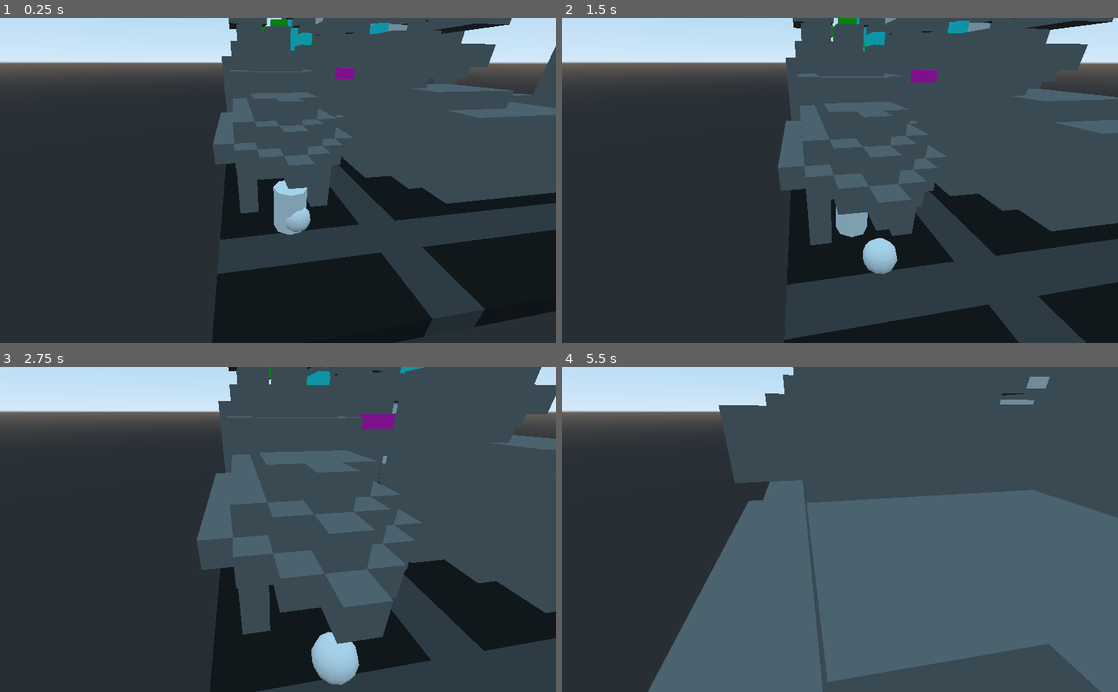
Above: before the commit, frames 1-4 (two rows, left to right).
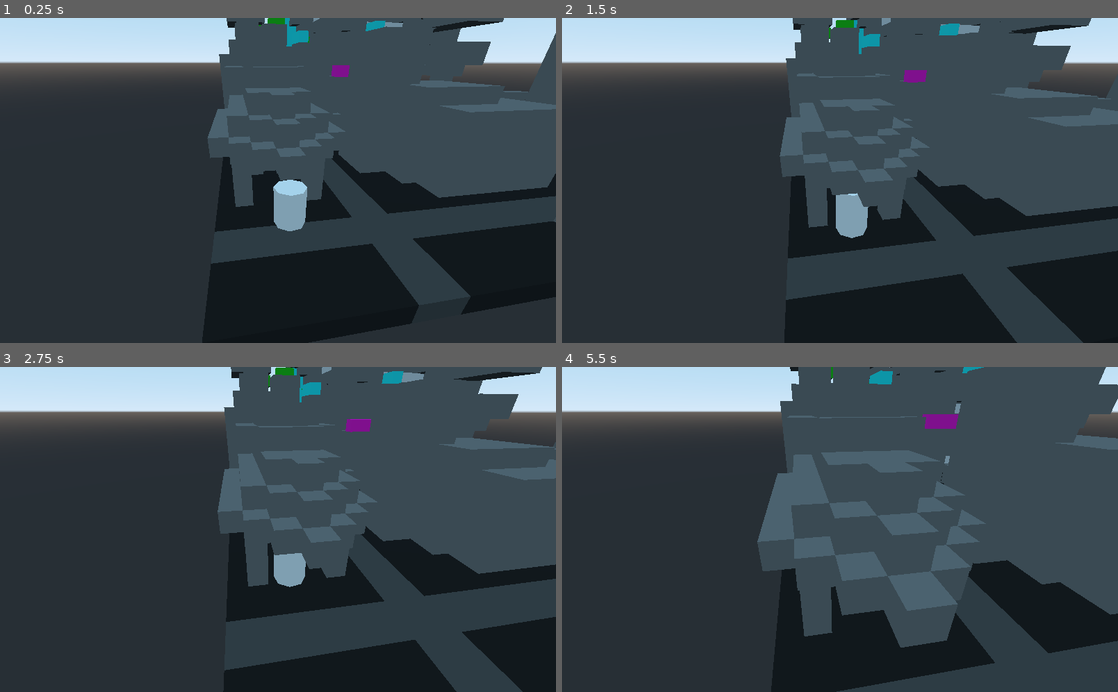
Above: after the commit, the same moments.

Repository: aZaamBie/OutrunDebt
Game: Godot game, scene res://Board.tscn
Two runs of this game, one before a commit and one after it. Both use one fixed random seed, a clock stepped at 60 frames per second and the inputs below.
Inputs (mouse positions are in pixels of both pictures, inside the frame that each line leads up to):
- Up to frame 1 (0.25 s): no input
- Up to frame 2 (1.5 s): move the mouse to (962, 164) at 0.52 s; click (962, 164) at 0.67 s; move the mouse to (728, 196) at 1.27 s; click (728, 196) at 1.42 s
- Up to frame 3 (2.75 s): move the mouse to (333, 458) at 2.02 s; click (333, 458) at 2.17 s
- Up to frame 4 (5.5 s): move the mouse to (812, 594) at 2.77 s; click (812, 594) at 2.92 s; move the mouse to (1006, 578) at 3.52 s; click (1006, 578) at 3.67 s; move the mouse to (673, 480) at 4.27 s; click (673, 480) at 4.42 s; move the mouse to (867, 529) at 5.02 s; click (867, 529) at 5.17 s

The runs differ from the first frame. In frame 1, 11% of the frame differs, in the area x 36-100%, y 0-100%; in frame 2, 17%; in frame 3, 23%; in frame 4, 42%, in the area x 15-100%, y 0-100%.

Commit message:
Add position list

Diff:
--- a/Board.tscn
+++ b/Board.tscn
@@ -1,7 +1,8 @@
 [gd_scene load_steps=6 format=2]
 
-[ext_resource path="res://Player.gd" type="Script" id=1]
-[ext_resource path="res://assets/outruncity.obj" type="ArrayMesh" id=2]
+[ext_resource path="res://assets/outruncity.obj" type="ArrayMesh" id=1]
+[ext_resource path="res://Player.gd" type="Script" id=2]
+[ext_resource path="res://BoardPlaces.gd" type="Script" id=3]
 
 [sub_resource type="Curve3D" id=1]
 _data = {
@@ -13,51 +14,42 @@
 radius = 0.368119
 height = 0.674123
 
-[sub_resource type="SphereShape" id=3]
-radius = 0.342484
-
 [node name="Board" type="Spatial"]
 
-[node name="Path" type="Path" parent="."]
+[node name="City" type="Node" parent="."]
+
+[node name="model" type="MeshInstance" parent="City"]
+transform = Transform( 5, 0, 0, 0, 5, 0, 0, 0, 5, 0, -10, 0 )
+mesh = ExtResource( 1 )
+material/0 = null
+
+[node name="Path" type="Path" parent="City"]
 transform = Transform( 1, 0, 0, 0, 1, 0, 0, 0, 1, 0, 20, 0 )
 curve = SubResource( 1 )
 __meta__ = {
 "_edit_lock_": true
 }
 
-[node name="PlayerFollow" type="PathFollow" parent="Path"]
+[node name="Player" type="PathFollow" parent="City/Path"]
 transform = Transform( 0.186076, 0, 0.982478, 0, 1, 0, -0.982499, 0, 0.186072, 1.84835, 0.0137653, -5.04393 )
 rotation_mode = 0
+script = ExtResource( 2 )
 
-[node name="Player" type="KinematicBody" parent="Path/PlayerFollow"]
-script = ExtResource( 1 )
+[node name="Area" type="Area" parent="City/Path/Player"]
+editor/display_folded = true
+transform = Transform( 1, 0, -1.49012e-008, 0, 1, 0, 0, 0, 1, 0, 0, 0 )
 
-[node name="CollisionShape" type="CollisionShape" parent="Path/PlayerFollow/Player"]
-transform = Transform( 1, 0, 0, 0, -4.37114e-008, 1, 0, -1, -4.37114e-008, 0, 0, 0 )
+[node name="CollisionShape" type="CollisionShape" parent="City/Path/Player/Area"]
+transform = Transform( 0.999999, 1.19209e-007, 4.44089e-015, 0, -4.37114e-008, 1, 1.04308e-007, -0.999999, -4.37114e-008, 0, 0, 0 )
 shape = SubResource( 2 )
 
-[node name="CSGCylinder" type="CSGCylinder" parent="Path/PlayerFollow/Player"]
-transform = Transform( 1, 0, -1.49012e-008, 0, 1, 0, 0, 0, 1, 0, 0, 0 )
+[node name="CSGCylinder" type="CSGCylinder" parent="City/Path/Player"]
+transform = Transform( 0.999999, 0, -1.63913e-007, 0, 1, 0, 8.9407e-008, 0, 0.999999, 0, 0, 0 )
 radius = 0.4
 height = 1.308
 
-[node name="Camera" type="Camera" parent="Path/PlayerFollow/Player"]
-transform = Transform( 0.019921, 0.452945, -0.891357, 0.000783213, 0.891493, 0.453031, 0.999858, -0.00972319, 0.0174051, -4.80456, 3.26966, -0.199098 )
+[node name="Camera" type="Camera" parent="City/Path/Player"]
+transform = Transform( 0.0199209, 0.452945, -0.891356, 0.000783214, 0.891494, 0.453032, 0.999858, -0.00972313, 0.0174049, -4.80456, 3.26966, -0.199098 )
 
-[node name="BoardPlaceFollow" type="PathFollow" parent="Path"]
-
-[node name="Place" type="Area" parent="Path/BoardPlaceFollow"]
-
-[node name="CollisionShape" type="CollisionShape" parent="Path/BoardPlaceFollow/Place"]
-shape = SubResource( 3 )
-
-[node name="CSGSphere" type="CSGSphere" parent="Path/BoardPlaceFollow/Place"]
-radius = 0.349985
-
-[node name="Board" type="Spatial" parent="."]
-
-[node name="outruncity" type="MeshInstance" parent="Board"]
-transform = Transform( 5, 0, 0, 0, 5, 0, 0, 0, 5, 0, -10, 0 )
-mesh = ExtResource( 2 )
-material/0 = null
-[connection signal="input_event" from="Path/BoardPlaceFollow/Place" to="Path/PlayerFollow/Player" method="_on_Place_input_event"]
+[node name="BoardPlaces" type="Node" parent="City/Path"]
+script = ExtResource( 3 )
--- /dev/null
+++ b/BoardPlaces.gd
@@ -0,0 +1,3 @@
+extends Node
+
+var boardplaces = [2.2, 11.7, 14.7, 18.9, 22.6, 27.1, 28.7, 32.6, 33.6, 38.0, 42.3, 43.8, 48.3, 51.0, 52.2, 60.2, 65.6, 72.9, 75.5, 77.5, 86.2, 93.1, 100.0, 121.0, 124.2, 127.1, 132.9, 135.1, 137.7, 140.2, 147.7, 153.3, 159.8, 162.8, 172.0, 173.3, 176.5, 178.4, 182.5, 192.0, 195.9, 200.3, 214.0, 218.0, 224.0, 230.0, 234.0, ]
--- a/Player.gd
+++ b/Player.gd
@@ -1,21 +1,12 @@
-extends KinematicBody
+extends PathFollow
 
-# Controls player behaviour
-
-# TODO Change target_place from boolean to a node path pointing to the target board place
-var target_place = false
-onready var player_follow = get_node("../")
+var is_moving = false
 
 func _process(delta):
-	#if target_place:
-		player_follow.set_offset(player_follow.offset + 1 * delta)
-		print("player path offset: ", player_follow.get_offset())
+	if is_moving:
+		set_offset(offset + 0.1)
+		print("player path offset: ", get_offset())
 
-# Function moves player board piece to the board place that was clicked
-func _on_Place_input_event(camera, event, click_position, click_normal, shape_idx):
+func _input(event):
 	if event is InputEventMouseButton:
-		if event.is_pressed():
-			print("Mouse clicked")
-			target_place = true
-		else:
-			print("Mouse released")
+		is_moving = !is_moving
--- /dev/null
+++ b/PlayerTEMP.gd
@@ -0,0 +1,16 @@
+extends KinematicBody
+
+# Controls player movement
+
+# TODO Change target_place from boolean to a node path pointing to the target board place
+var is_moving = false
+onready var player_follow = get_node("../")
+
+func _process(delta):
+	if is_moving:
+		player_follow.set_offset(player_follow.offset + 1 * delta)
+		print("player path offset: ", player_follow.get_offset())
+
+func _input(event):
+	if event is InputEventMouseButton:
+		is_moving = !is_moving
